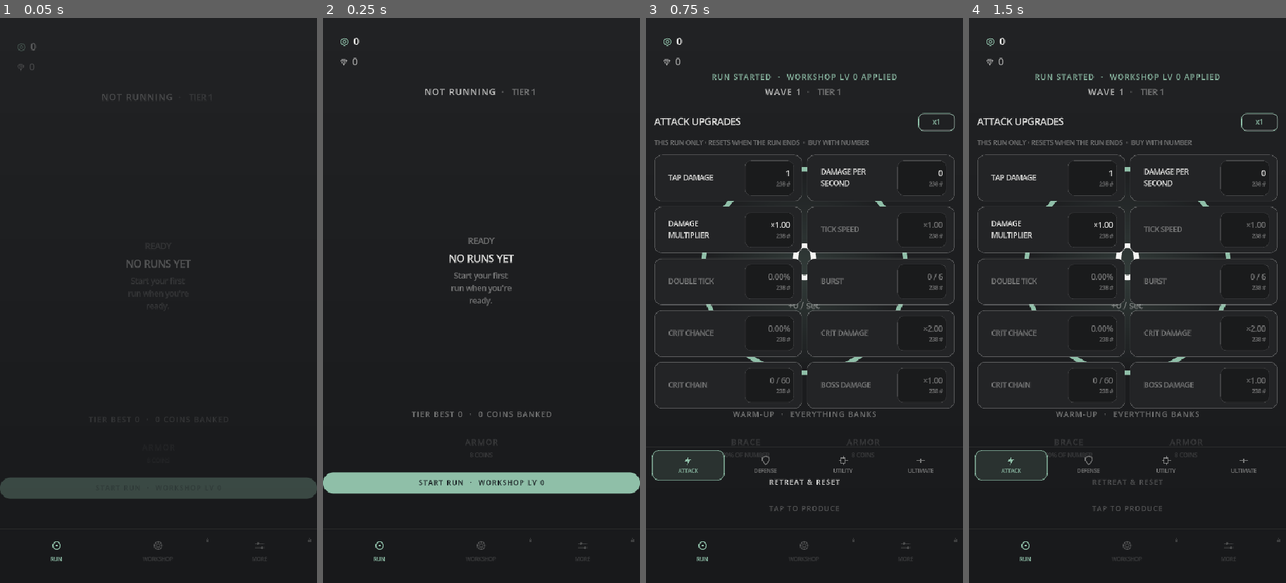
Above: before the commit, frames 1-4 (left to right).
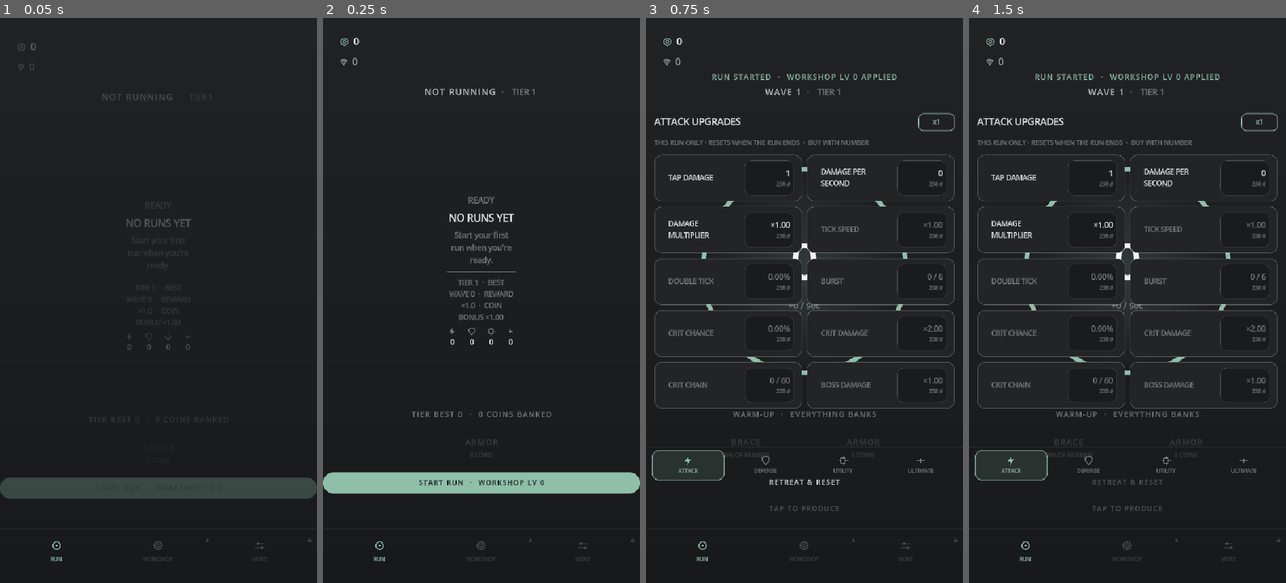
Above: after the commit, the same moments.

Repository: paulhardie/NumberGOup
Game: Godot game, scene res://scenes/main.tscn
Two runs of this game, one before a commit and one after it. Both use one fixed random seed, a clock stepped at 60 frames per second and the inputs below.
Inputs:
- Up to frame 1 (0.05 s): no input
- Up to frame 2 (0.25 s): no input
- Up to frame 3 (0.75 s): click "START RUN · WORKSHOP LV 0" at 0.5 s
- Up to frame 4 (1.5 s): click "RETREAT & RESET" at 1.25 s

The runs differ from the first frame. In frame 1, 0.3% of the frame differs, in the area x 40-61%, y 32-59%; in frame 2, 1.3%, in the area x 39-61%, y 31-58%; in frame 3, nothing differs; in frame 4, nothing differs.

Commit message:
Add a Difficulty line and category rank row to the landing panel
Scanned against a screenshot of The Tower's home screen (D026). Two
elements map onto data Number Go Up already has and earn a placeholder
now: a Difficulty line (tier, best wave, reward multiplier, total Coin
Bonus) and a category rank row (Attack/Defense/Utility/Ultimate, total
Workshop-plus-Lab ranks per category as a plain count rather than a
fabricated single multiplier).

Deliberately not brought over: tournament/event/mission countdowns and a
settings/leaderboard/mail icon column are live-ops and social scaffolding
the anti-goals list rules out before the core run is proven fun; MILESTONES
is already covered by tier records and the run-over screen; Dissonant Run
and Gems have no foundation-gap evidence behind them yet.

Two small GameState getters (get_category_rank_total,
get_coin_bonus_multiplier) surface existing effect data; no new mechanic,
no new save state.

Co-Authored-By: Claude Sonnet 5 <noreply@anthropic.com>
Claude-Session: https://claude.ai/code/session_01R8jKrW1xawKLrRrn7b2txa

Diff:
--- a/src/game_state.gd
+++ b/src/game_state.gd
@@ -432,6 +432,24 @@
 			level += get_owned(definition.id)
 	return level
 
+## How built out one category is, at a glance: Workshop ranks plus any Lab
+## ranks on the same shelf. A rank count rather than a fabricated single
+## multiplier, since Attack alone already spans several different effects.
+func get_category_rank_total(category: String) -> int:
+	var total := 0
+	for definition in definitions:
+		if definition.workshop_category == category:
+			total += get_owned(definition.id)
+	for lab_definition in lab_research.definitions:
+		if lab_definition.category == category:
+			total += get_lab_owned(lab_definition.id)
+	return total
+
+## The permanent multiplier every beaten wave's Coins pay through, from the
+## Workshop's Coin Bonus row and Coin Research in the Labs.
+func get_coin_bonus_multiplier() -> float:
+	return 1.0 + _effect_sum("coin_bonus")
+
 ## A category is open once it has a row to show. Ultimates have none until they
 ## are authored, so the tab reads as locked without a gate of its own.
 func has_category_content(category: String) -> bool:
--- a/src/main.gd
+++ b/src/main.gd
@@ -81,6 +81,8 @@
 var landing_panel: Control
 var landing_last_run_label: Label
 var landing_last_run_detail: Label
+var landing_difficulty_label: Label
+var landing_category_labels: Dictionary = {}
 var tracked_font: FontVariation
 var number_flash_tween: Tween
 # Smoothed log10 of the displayed Number (log10(mantissa) + exponent), eased
@@ -495,6 +497,32 @@
 	landing_last_run_detail.autowrap_mode = TextServer.AUTOWRAP_WORD_SMART
 	column.add_child(landing_last_run_detail)
 
+	column.add_child(HSeparator.new())
+	landing_difficulty_label = _make_label("", 12, HORIZONTAL_ALIGNMENT_CENTER, MUTED_TEXT)
+	landing_difficulty_label.autowrap_mode = TextServer.AUTOWRAP_WORD_SMART
+	column.add_child(landing_difficulty_label)
+
+	# The build at a glance, placeholder-simple: a rank count per category
+	# rather than a fabricated single multiplier (WORKSHOP_DESIGN.md D025).
+	var category_row := HBoxContainer.new()
+	category_row.alignment = BoxContainer.ALIGNMENT_CENTER
+	category_row.add_theme_constant_override("separation", 18)
+	category_row.mouse_filter = Control.MOUSE_FILTER_IGNORE
+	column.add_child(category_row)
+	for category in ProgressionTaxonomy.WORKSHOP_CATEGORIES:
+		var tile := VBoxContainer.new()
+		tile.alignment = BoxContainer.ALIGNMENT_CENTER
+		tile.add_theme_constant_override("separation", 2)
+		tile.mouse_filter = Control.MOUSE_FILTER_IGNORE
+		category_row.add_child(tile)
+		var icon_wrap := CenterContainer.new()
+		icon_wrap.mouse_filter = Control.MOUSE_FILTER_IGNORE
+		icon_wrap.add_child(IconGlyph.new(CATEGORY_ICON[category], MUTED_TEXT, 15.0))
+		tile.add_child(icon_wrap)
+		var rank_label := _make_label("0", 12, HORIZONTAL_ALIGNMENT_CENTER, TEXT)
+		tile.add_child(rank_label)
+		landing_category_labels[category] = rank_label
+
 ## The run's own controls: what the encounter is asking for, the two answers to
 ## it, and the way out. All text, no panels, so the stage stays the loud thing.
 func _build_run_controls(parent: Control) -> void:
@@ -1784,13 +1812,18 @@
 	if summary == null:
 		landing_last_run_label.text = "NO RUNS YET"
 		landing_last_run_detail.text = "Start your first run when you're ready."
-		return
-	landing_last_run_label.text = "LAST RUN  ·  TIER " + str(summary.tier_id) + "  ·  WAVE " + str(summary.wave_reached)
-	var cause := "RETREATED" if summary.outcome == "retreat" else "LOST TO A HIT OF " + summary.final_hit.format_value()
-	var reward := "+" + _coins(summary.coins_earned) + " COINS"
-	if summary.knowledge_gained > 0:
-		reward += "  ·  +" + str(summary.knowledge_gained) + " KNOWLEDGE"
-	landing_last_run_detail.text = cause + "  ·  " + reward
+	else:
+		landing_last_run_label.text = "LAST RUN  ·  TIER " + str(summary.tier_id) + "  ·  WAVE " + str(summary.wave_reached)
+		var cause := "RETREATED" if summary.outcome == "retreat" else "LOST TO A HIT OF " + summary.final_hit.format_value()
+		var reward := "+" + _coins(summary.coins_earned) + " COINS"
+		if summary.knowledge_gained > 0:
+			reward += "  ·  +" + str(summary.knowledge_gained) + " KNOWLEDGE"
+		landing_last_run_detail.text = cause + "  ·  " + reward
+	var tier: Variant = state.balance_profile.get_tier(state.selected_tier)
+	landing_difficulty_label.text = "TIER " + str(state.selected_tier) + "  ·  BEST WAVE " + str(state.get_tier_best()) + "  ·  REWARD ×" + ("%.1f" % tier.reward_multiplier) + "  ·  COIN BONUS ×" + ("%.2f" % state.get_coin_bonus_multiplier())
+	for category in ProgressionTaxonomy.WORKSHOP_CATEGORIES:
+		var rank_label: Label = landing_category_labels[category]
+		rank_label.text = str(state.get_category_rank_total(category))
 
 ## The boss warning is the only thing besides a landing hit allowed to use the
 ## warning colour, so it keeps its weight.
Not shown, changed: docs/DECISIONS.md
